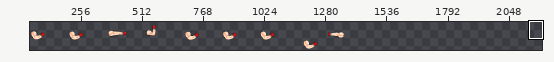
A sprite sheet gets an edit: Assets/front_arm.png. Above: a wide view before the commit, with the close-up outlined.
Close-up. The starting point:
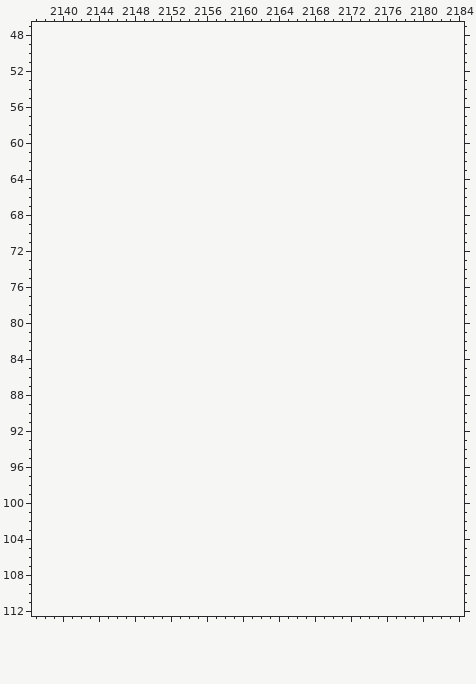
The file is 1440x180 pixels. Shown: x 2137..2184, y 47..112. The old version is drawn lined up with the new one, on the new canvas. The wide view leaves out empty margins. The commit also changed other parts of the picture, which this record leaves out.
The same view after the edit:
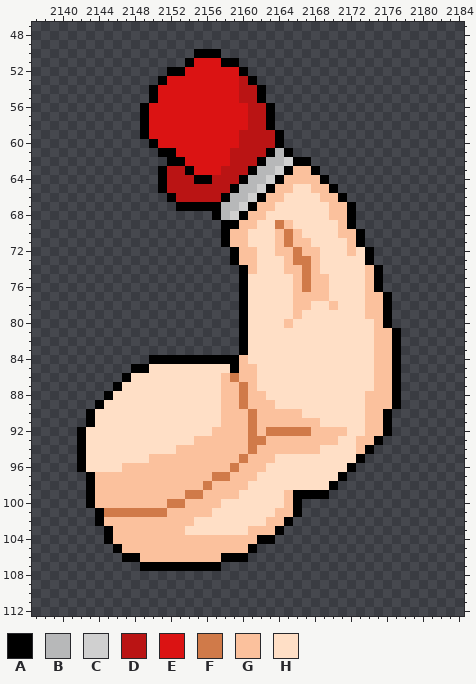
Palette (. is transparent): A #000000  B #b7b8b9  C #d0d0d0  D #ba1414  E #db1313  F #d07a49  G #fbc19d  H #ffdfc6
Diff:
canvas 1440x180 -> 2240x180
Changed rows in their new state; - is an unchanged pixel.
first column x 2142:
 50 -------------AAA--------------------
 51 ------------AEEEAA------------------
 52 ----------AAEEEEEEA-----------------
 53 ---------AEEEEEEEEDA----------------
 54 --------AEEEEEEEEEDDA---------------
 55 --------AEEEEEEEEEDDA---------------
 56 -------AEEEEEEEEEEEDDA--------------
 57 -------AEEEEEEEEEEEDDA--------------
 58 -------AEEEEEEEEEEEDDA--------------
 59 -------AEEEEEEEEEEDDDDA-------------
 60 --------AEEEEEEEEEDDDDA-------------
 61 ---------AAEEEEEEDDDDABA------------
 62 ----------AAEEEEEDDDABBCAA----------
 63 ---------ADDAEEEDDDABBCAGGA---------
 64 ---------ADDDAADDDABBCAGGGGA--------
 65 ---------ADDDDDDDABBCAGGHHGGA-------
 66 ----------ADDDDDABBCAGGHHHHGGA------
 67 -----------AAAAABBCAGGHHHHHHGGA-----
 68 ---------------ABCAGGHHHHHHHGGA-----
 69 ----------------AAGGHHFGHHHHHGA-----
 70 ----------------AGGHHHGFGHHHHGGA----
 71 ----------------AGGHHHGFGGHHHHGA----
 72 -----------------AGGHHGGFGGHHHGHA---
 73 -----------------AGGHHHGFFGHHHHHA---
 74 ------------------AGHHHGGFGHHHHHGA--
 75 ------------------AHHHHHGFGGHHHHGA--
 76 ------------------AHHHHHGFGGHHHHGA--
 77 ------------------AHHHHHGGGGHHHHGGA-
 78 ------------------AHHHHHGGHHGHHHGGA-
 79 ------------------AHHHHHGHHHHHHHGGA-
 80 ------------------AHHHHGHHHHHHHHHGA-
 81 ------------------AHHHHHHHHHHHHHHGGA
 82 ------------------AHHHHHHHHHHHHHHGGA
 83 ------------------AHHHHHHHHHHHHHHGGA
 84 --------AAAAAAAAAAGHHHHHHHHHHHHHHGGA
 85 ------AAHHHHHHHHHAGGHHHHHHHHHHHHHGGA
 86 -----AHHHHHHHHHHGFGGHHHHHHHHHHHHHGGA
 87 ----AHHHHHHHHHHHGGFGHHHHHHHHHHHHHGGA
 88 ---AHHHHHHHHHHHHGGFGGHHHHHHHHHHHGGGA
 89 --AHHHHHHHHHHHHHGGFGGGHHHHHHHHHHGGGA
 90 -AHHHHHHHHHHHHHHGGGFGGGGGHHHHHHHGGA-
 91 -AHHHHHHHHHHHHHHGGGFGGGGGGGHHHHHGGA-
 92 AHHHHHHHHHHHHHHGGGGFGFFFFFGGGGHHGGA-
 93 AHHHHHHHHHHHHGGGGGGFFGGGGGGGGHHGGA--
 94 AHHHHHHHHHHGGGGGGGGFGGGGGGGHHHHGA---
 95 AHHHHHHHGGGGGGGGGGFGGGHHHHHHHHHA----
 96 AHHHHGGGGGGGGGGGGFGGGHHHHHHHHHA-----
 97 -AGGGGGGGGGGGGGFFGGGHHHHHHHHHA------
 98 -AGGGGGGGGGGGGFGGGGHHHHHHHHHA-------
 99 -AGGGGGGGGGGFFGGGGHHHHHGAAAA--------
100 -AGGGGGGGGFFGGGGHHHHHHHGA-----------
101 --AFFFFFFFGGGGGHHHHHHHGGA-----------
102 --AGGGGGGGGGGHHHHHHHHGGA------------
103 ---AGGGGGGGGHHHHHHHGGGA-------------
104 ---AGGGGGGGGGGGGGGGGAA--------------
105 ----AGGGGGGGGGGGGGGA----------------
106 -----AAGGGGGGGGGAAA-----------------
107 -------AAAAAAAAA--------------------
Changed places in both close-ups, as pixel boxes (x1, y1, x2, y2):
added: (77, 49, 401, 571)
